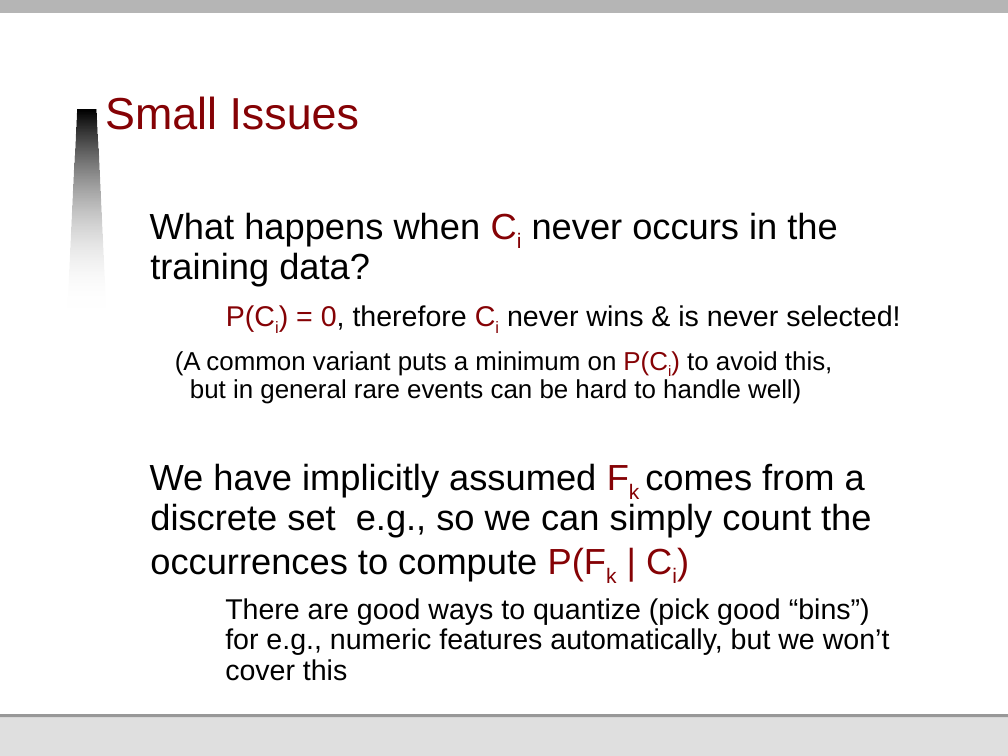
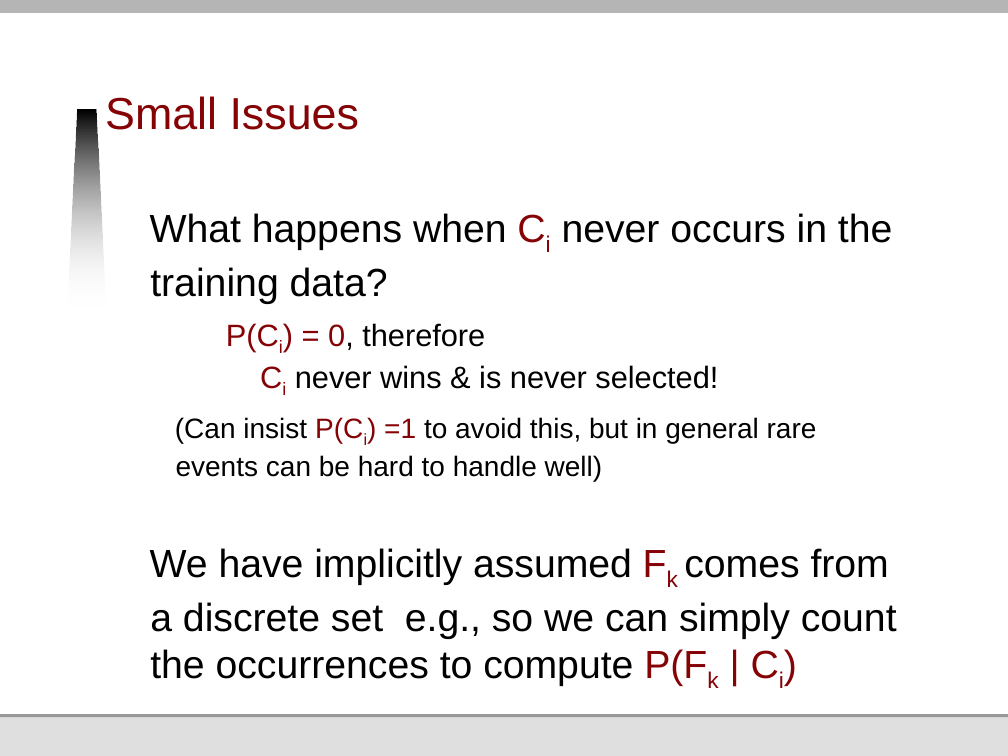
Before and after one commit to jmankoff/data, a slide deck: slide 83 of Lectures/13 Machine Learning II Naive Bayes and Decision Trees.pptx (slide 78 before the commit). Drawn at 1008x756 pixels with LibreOffice and Linux fonts; fonts in the diff are those of the drawing; background and template pictures are left out. Boxes give left, top, right and bottom in pixels: in the first picture for what was removed or moved away, otherwise in the second. Text is boxed around its words. In the diff, an @@ line names an element or a change of style, - is before the commit and + after.

```diff
--- a/Lectures/13 Machine Learning II Naive Bayes and Decision Trees.pptx
+++ b/Lectures/13 Machine Learning II Naive Bayes and Decision Trees.pptx
@@ text at (150, 213, 897, 686): size 25.9 to 28 pt in "What happens when Ci never occurs in ...", "We have implicitly assumed Fk comes from ..."; size 20.4 to 22 pt in "P(Ci) = 0, therefore Ci never wins ..."; line spacing 0.9 to 1 @@
@@ text at (175, 417, 817, 482): text changed; size 18.5 to 20 pt @@
-  (A common variant puts a minimum on P(Ci) to avoid this,
-  but in general rare events can be hard to handle well)
+  (Can insist P(Ci) =1 to avoid this, but in general rare events can be hard to handle well)
@@ text at (225, 598, 890, 681): paragraph removed @@
-    There are good ways to quantize (pick good “bins”) for e.g., numeric features automatically, but we won’t cover this
```
Also in this commit, not shown: 12 other slides changed, 5 slides added, 1 other file.
